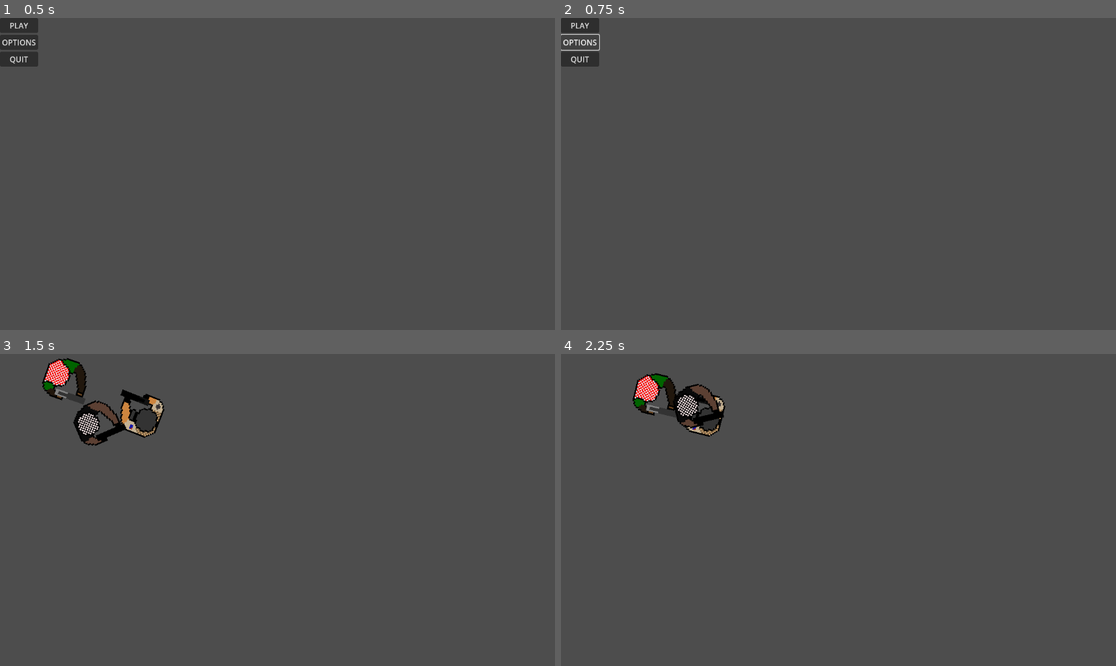
Above: before the commit, frames 1-4 (two rows, left to right).
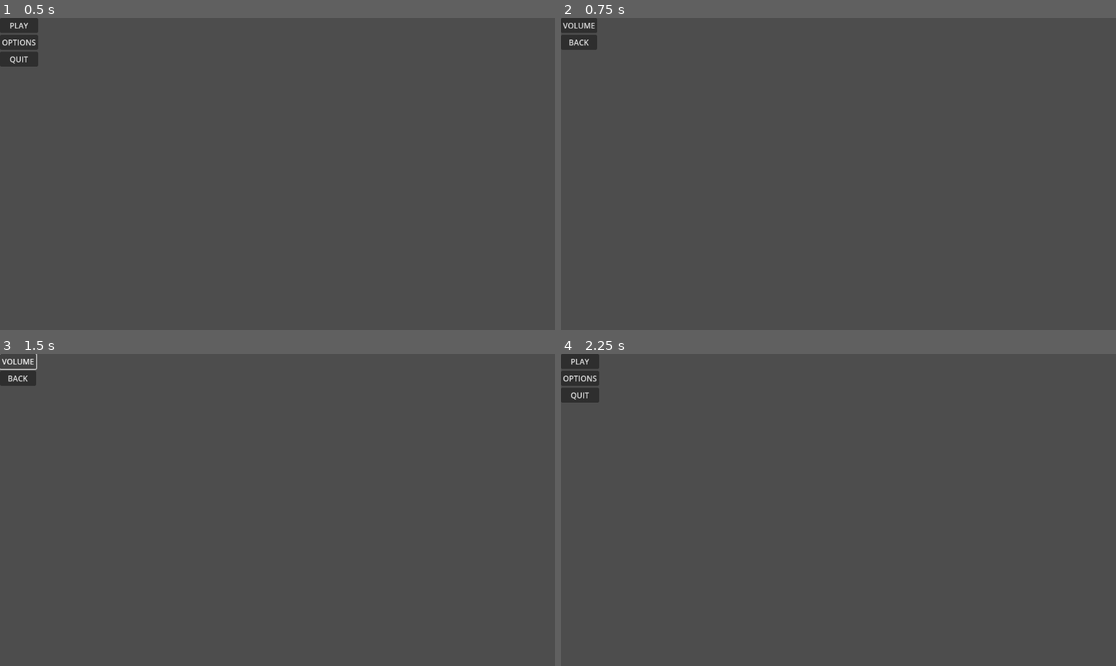
Above: after the commit, the same moments.

Repository: MagmaticPage255/Top-Down-Shooter
Game: Godot game, scene res://Scenes/menu.tscn
Two runs of this game, one before a commit and one after it. Both use one fixed random seed, a clock stepped at 60 frames per second and the inputs below.
Inputs (mouse positions are in pixels of both pictures, inside the frame that each line leads up to):
- Up to frame 1 (0.5 s): no input
- Up to frame 2 (0.75 s): click "OPTIONS" at 0.5 s
- Up to frame 3 (1.5 s): click (16, 360) at 1.25 s, where only the run after the commit has a clickable "VOLUME"
- Up to frame 4 (2.25 s): click (577, 378) at 2 s, where only the run after the commit has a clickable "BACK"

Frame 1 is identical in both runs. In frame 2, 0.5% of the frame differs, in the area x 0-8%, y 0-16%; in frame 3, 2.7%; in frame 4, 2.7%, in the area x 0-30%, y 0-27%.

Commit message:
more menu
yuh

Diff:
--- a/Menu.gd
+++ b/Menu.gd
@@ -1,17 +1,10 @@
 extends Control
-
-
 
 func _on_play_pressed():
 	get_tree().change_scene_to_file("res://Scenes/world.tscn")
 
-
-
 func _on_options_pressed():
-	pass # Replace with function body.
-
-
-
+	get_tree().change_scene_to_file("res://Scenes/options_menu.tscn")
 
 func _on_quit_pressed():
 	get_tree().quit()
--- /dev/null
+++ b/Scenes/options_menu.gd
@@ -0,0 +1,6 @@
+extends Control
+
+
+
+func _on_back_pressed():
+	get_tree().change_scene_to_file("res://Scenes/menu.tscn")
--- /dev/null
+++ b/Scenes/options_menu.tscn
@@ -0,0 +1,30 @@
+[gd_scene load_steps=2 format=3 uid="uid://ctaveucej2gj3"]
+
+[ext_resource type="Script" path="res://Scenes/options_menu.gd" id="1_6vq6c"]
+
+[node name="options_menu" type="Control"]
+layout_mode = 3
+anchors_preset = 15
+anchor_right = 1.0
+anchor_bottom = 1.0
+grow_horizontal = 2
+grow_vertical = 2
+script = ExtResource("1_6vq6c")
+
+[node name="MarginContainer" type="MarginContainer" parent="."]
+layout_mode = 0
+offset_right = 40.0
+offset_bottom = 40.0
+
+[node name="VBoxContainer" type="VBoxContainer" parent="MarginContainer"]
+layout_mode = 2
+
+[node name="Volume" type="Button" parent="MarginContainer/VBoxContainer"]
+layout_mode = 2
+text = "VOLUME"
+
+[node name="Back" type="Button" parent="MarginContainer/VBoxContainer"]
+layout_mode = 2
+text = "BACK"
+
+[connection signal="pressed" from="MarginContainer/VBoxContainer/Back" to="." method="_on_back_pressed"]
